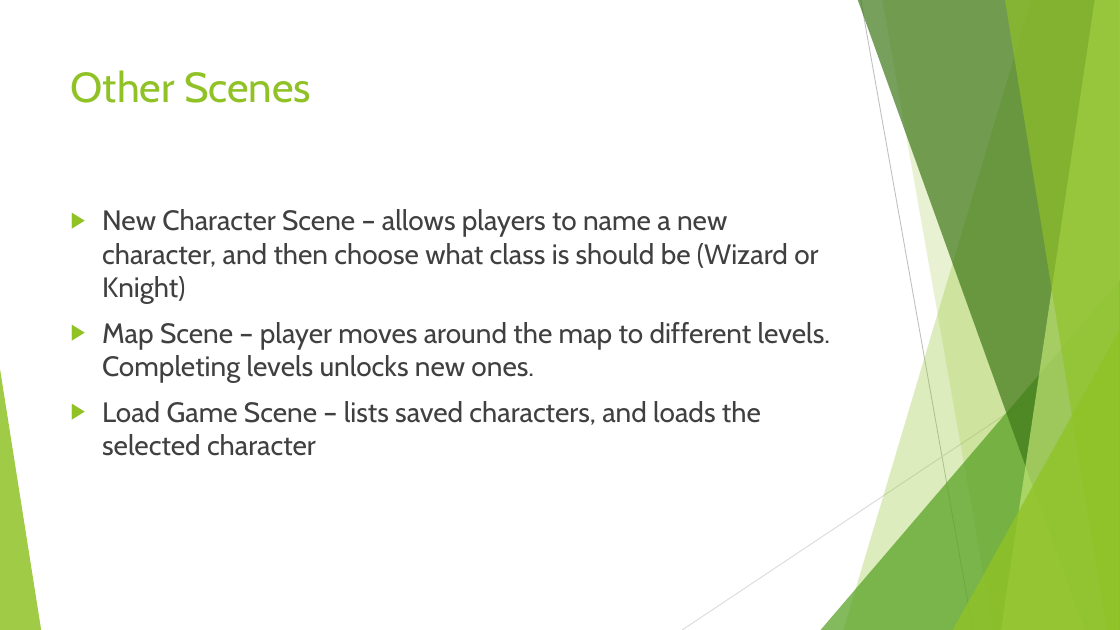
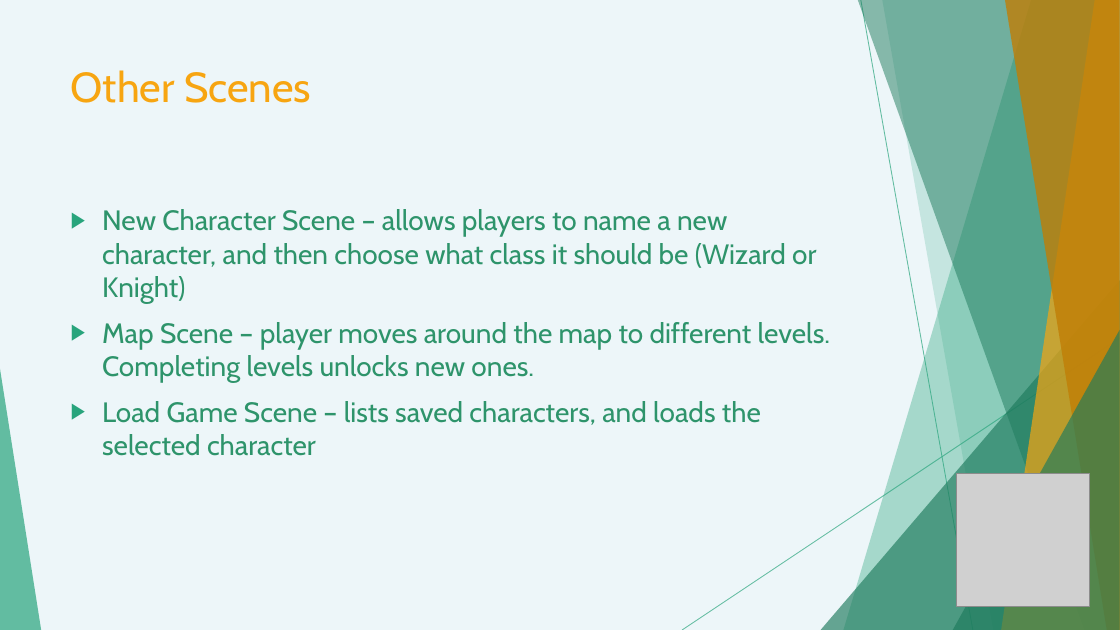
Before and after one commit to Cwalrus96/SeniorProject, a slide deck: slide 12 of Presentations/FinalPresentation.pptx (slide 11 before the commit). Drawn at 1120x630 pixels with LibreOffice and Linux fonts; fonts in the diff are those of the drawing; grey boxes stand for pictures. Boxes give left, top, right and bottom in pixels: in the first picture for what was removed or moved away, otherwise in the second. Text is boxed around its words. In the diff, an @@ line names an element or a change of style, - is before the commit and + after.

Commit message:
started working on adding game tree

```diff
--- a/Presentations/FinalPresentation.pptx
+++ b/Presentations/FinalPresentation.pptx
@@ background #FFFFFF to #EDF6F9 @@
@@ freeform shape at box(844, 0, 1120, 630): fill #90C226 at 30% opacity to #28A47C at 36% opacity @@
@@ freeform shape at box(858, 0, 1120, 630): fill #3F7819 at 70% opacity to #1E7B5D at 50% opacity @@
@@ line (861, 0) - (973, 630): stroke #BFBFBF 0.75 pt to #28A47C 0.75 pt @@
@@ freeform shape at box(882, 0, 1120, 630): fill #90C226 at 20% opacity to #28A47C at 20% opacity @@
@@ freeform shape at box(1002, 0, 1120, 630): fill #C0E474 at 70% opacity to #F7A511 at 70% opacity @@
@@ freeform shape at box(1005, 0, 1120, 630): fill #90C226 at 65% opacity to #C07E06 at 80% opacity @@
@@ title "Other Scenes" at box(71, 70, 311, 103): text colour #90C226 to #F7A511 @@
@@ text at box(102, 209, 816, 304): text changed; text colour #404040 to #2E946B @@
-▶ New Character Scene – allows players to name a new character, and then choose what class is should be (Wizard or Knight)
+▶ New Character Scene – allows players to name a new character, and then choose what class it should be (Wizard or Knight)
@@ triangle at box(821, 280, 1120, 630): fill #54A021 at 72% opacity to #1E7B5D at 66% opacity @@
@@ text at box(102, 322, 830, 456): text colour #404040 to #2E946B in "Map Scene – player moves around the ...", "Load Game Scene – lists saved characters, ..."; bullet colour #90C226 to #28A47C @@
@@ line (1120, 339) - (682, 630): stroke #D9D9D9 0.75 pt to #28A47C 0.75 pt @@
@@ triangle at box(953, 330, 1120, 630): fill #90C226 at 80% opacity to #1E7B5D at 66% opacity @@
@@ triangle at box(0, 369, 41, 630): fill #90C226 at 85% opacity to #28A47C at 70% opacity @@
@@ picture added at box(957, 474, 1090, 607) @@
```
Also in this commit, not shown: 15 other slides changed, 2 slides added, 35 other files.
